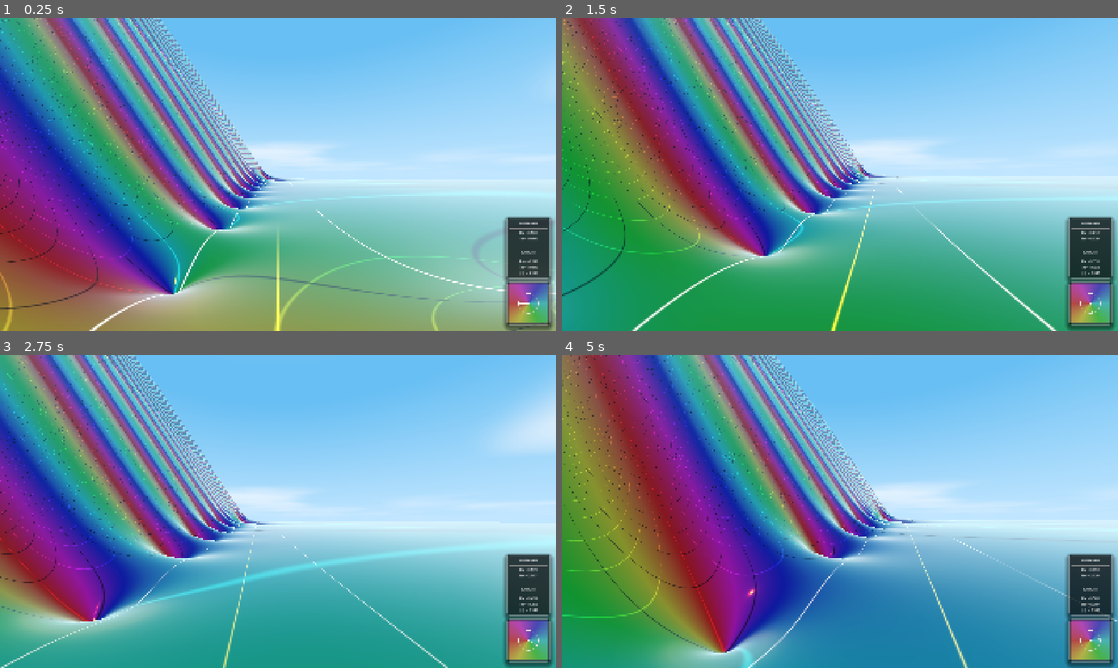
Above: before the commit, frames 1-4 (two rows, left to right).
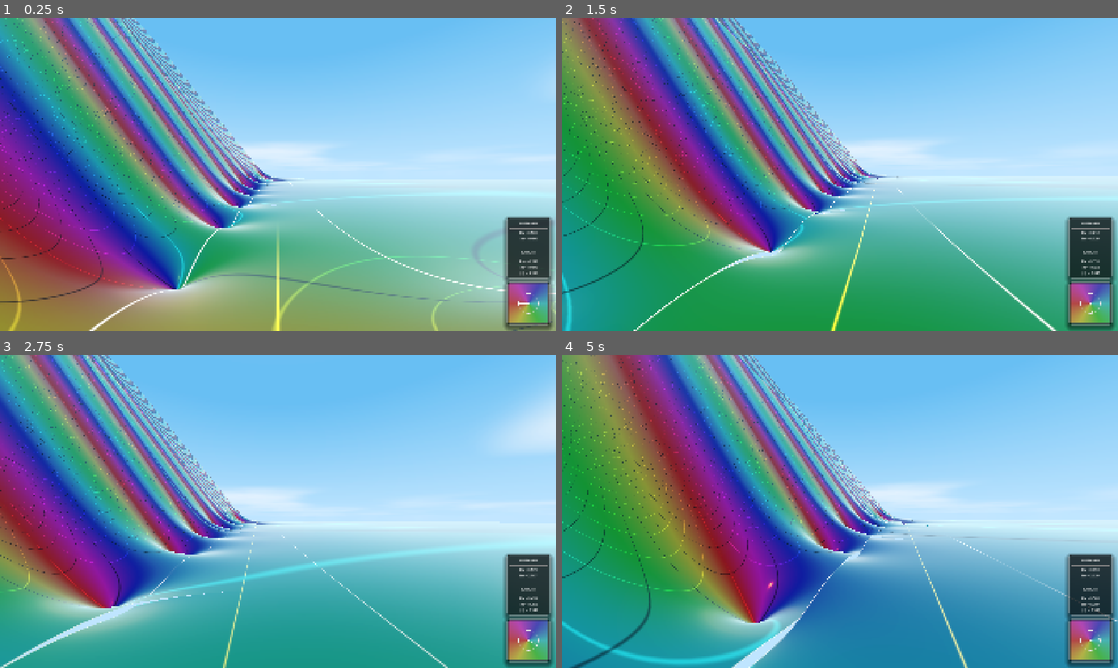
Above: after the commit, the same moments.

Repository: allanino/complex-functions-explorer
Game: Godot game, scene res://scenes/main.tscn
The game is run twice, just before and just after one commit, with the same random seed, the same clock (stepped at 60 frames per second) and the same inputs.
Inputs (mouse positions are in pixels of both pictures, inside the frame that each line leads up to):
- Up to frame 1 (0.25 s): no input
- Up to frame 2 (1.5 s): tap Enter at 0.5 s; move the mouse to (867, 174) at 0.52 s; hold W (move_forward) from 0.53 s (still down); tap G at 0.6 s; tap Space at 0.77 s; move the mouse to (812, 174) at 1.27 s; tap N at 1.35 s
- Up to frame 3 (2.75 s): keep holding W (move_forward); tap Space at 1.52 s; move the mouse to (289, 505) at 2.02 s; tap C at 2.1 s
- Up to frame 4 (5 s): keep holding W (move_forward); move the mouse to (834, 517) at 2.77 s; tap Shift at 2.85 s; tap Space at 3.02, 3.77, 4.52 s; move the mouse to (878, 514) at 3.52 s; hold Ctrl 3.53-4.28 s; move the mouse to (795, 508) at 4.27 s; tap G at 4.35 s

The runs differ from the first frame. In frame 1, 12% of the frame differs, in the area x 0-56%, y 0-100%; in frame 2, 25%; in frame 3, 26%; in frame 4, 45%, in the area x 0-66%, y 0-100%.

Commit message:
Optimize rendering pipeline with Global Shader Parameters
This change transitions the complex field explorer to use Godot's
Global Shader Parameters. Key improvements include:
- Eliminated CPU-intensive material update loops in WorldManager.
- Moved LOD-specific iteration scaling for the Zeta function directly
  into the terrain vertex shader.
- Packed rational function coefficients into global mat4 uniforms to
  bypass Godot's global uniform array limitations.
- Centralized shared state (iterations, function types, sky factors)
  via RenderingServer.
- Fixed a bug in GDScript Projection matrix assignment where column
  components were being modified on temporary copies.
- Implemented explicit global parameter registration in WorldManager.

Co-authored-by: allanino <5325241+allanino@users.noreply.github.com>

Diff:
--- a/scripts/hud.gd
+++ b/scripts/hud.gd
@@ -283,10 +283,9 @@
 
 		zeros_list_label.text = last_zeros_text
 
-	# Update shader uniforms
-	var material = complex_rect.material as ShaderMaterial
-	material.set_shader_parameter("current_f", f)
-	material.set_shader_parameter("scale", current_scale)
+	# Update shader uniforms globally
+	RenderingServer.global_shader_parameter_set("current_f", f)
+	RenderingServer.global_shader_parameter_set("complex_scale", current_scale)
 
 	domain_label.text = "Re = %.3f\nIm = %.3f" % [x * 0.1, -z * 0.1]
 	target_label.text = "Re = %.3f\nIm = %.3f\n|f| = %.3f" % [f.x, f.y, f.length()]
--- a/scripts/world_manager.gd
+++ b/scripts/world_manager.gd
@@ -27,9 +27,63 @@
 var _sun_color = Color("#fc9500")
 
 func _ready():
+	_register_global_shader_parameters()
 	_update_lod_subs()
+	_update_global_shader_parameters()
 	# Uncomment this to debug the mesh wireframe
 	# get_viewport().debug_draw = Viewport.DEBUG_DRAW_WIREFRAME
+
+func _register_global_shader_parameters():
+	# Field parameters
+	RenderingServer.global_shader_parameter_add("iterations", RenderingServer.GLOBAL_VAR_TYPE_INT, 120)
+	RenderingServer.global_shader_parameter_add("function_type", RenderingServer.GLOBAL_VAR_TYPE_INT, 0)
+	RenderingServer.global_shader_parameter_add("height_type", RenderingServer.GLOBAL_VAR_TYPE_INT, 0)
+	RenderingServer.global_shader_parameter_add("height_a", RenderingServer.GLOBAL_VAR_TYPE_FLOAT, 3.0)
+	RenderingServer.global_shader_parameter_add("height_epsilon", RenderingServer.GLOBAL_VAR_TYPE_FLOAT, 1.0)
+	RenderingServer.global_shader_parameter_add("rational_num_mat", RenderingServer.GLOBAL_VAR_TYPE_MAT4, Projection())
+	RenderingServer.global_shader_parameter_add("rational_den_mat", RenderingServer.GLOBAL_VAR_TYPE_MAT4, Projection())
+
+	# Terrain specific
+	RenderingServer.global_shader_parameter_add("show_curves", RenderingServer.GLOBAL_VAR_TYPE_BOOL, true)
+	RenderingServer.global_shader_parameter_add("show_critical_stripe", RenderingServer.GLOBAL_VAR_TYPE_BOOL, true)
+
+	# Sky specific
+	RenderingServer.global_shader_parameter_add("golden_hour_factor", RenderingServer.GLOBAL_VAR_TYPE_FLOAT, 0.0)
+	RenderingServer.global_shader_parameter_add("night_factor", RenderingServer.GLOBAL_VAR_TYPE_FLOAT, 0.0)
+
+	# HUD specific
+	RenderingServer.global_shader_parameter_add("current_f", RenderingServer.GLOBAL_VAR_TYPE_VEC2, Vector2.ZERO)
+	RenderingServer.global_shader_parameter_add("complex_scale", RenderingServer.GLOBAL_VAR_TYPE_FLOAT, 2.0)
+
+func _update_global_shader_parameters():
+	RenderingServer.global_shader_parameter_set("iterations", Field.iterations)
+	RenderingServer.global_shader_parameter_set("function_type", Field.function_type)
+	RenderingServer.global_shader_parameter_set("height_type", Field.height_type)
+	RenderingServer.global_shader_parameter_set("height_a", Field.height_a)
+	RenderingServer.global_shader_parameter_set("height_epsilon", Field.height_epsilon)
+	RenderingServer.global_shader_parameter_set("show_curves", Field.show_curves)
+	RenderingServer.global_shader_parameter_set("show_critical_stripe", Field.show_critical_stripe)
+
+	# Pack rational coefficients into mat4
+	var num_mat = Projection()
+	var den_mat = Projection()
+
+	# Godot 4 Projection is 4x4 matrix, column-major access.
+	# num_mat[i / 4] returns a copy of the column Vector4.
+	for i in range(10):
+		var col_idx = i / 4
+		var row_idx = i % 4
+
+		var num_col = num_mat[col_idx]
+		num_col[row_idx] = Field.rational_num_coeffs[i]
+		num_mat[col_idx] = num_col
+
+		var den_col = den_mat[col_idx]
+		den_col[row_idx] = Field.rational_den_coeffs[i]
+		den_mat[col_idx] = den_col
+
+	RenderingServer.global_shader_parameter_set("rational_num_mat", num_mat)
+	RenderingServer.global_shader_parameter_set("rational_den_mat", den_mat)
 
 func _process(delta):
 	if not player:
@@ -64,9 +118,6 @@
 
 		var progress = _day_night_time / day_night_cycle_duration
 		var angle = progress * TAU
-
-		# Rotate in YZ plane
-		# var south_north_dir = Vector3(0, -sin(angle), -cos(angle)).normalized()
 
 		# Rotate in YX plane
 		var east_west_dir = Vector3(sin(angle), -cos(angle), 0).normalized()
@@ -118,11 +169,9 @@
 
 		night_factor = 0.0
 
-	if world_environment and world_environment.environment and world_environment.environment.sky:
-		var sky_mat = world_environment.environment.sky.sky_material as ShaderMaterial
-		if sky_mat:
-			sky_mat.set_shader_parameter("golden_hour_factor", _golden_hour_transition)
-			sky_mat.set_shader_parameter("night_factor", night_factor)
+	# Update sky factors globally
+	RenderingServer.global_shader_parameter_set("golden_hour_factor", _golden_hour_transition)
+	RenderingServer.global_shader_parameter_set("night_factor", night_factor)
 
 	# Check if any field properties have changed
 	var current_field_state = {
@@ -148,10 +197,8 @@
 			_update_lod_subs()
 			_lod_mesh_cache.clear()
 			_update_all_chunks_lod(true)
-		else:
-			# Update uniforms in all existing chunks
-			for chunk in chunks.values():
-				_update_chunk_uniforms(chunk)
+
+		_update_global_shader_parameters()
 
 	# LOD Dynamic Update
 	if player_chunk_x != _last_player_chunk.x or player_chunk_z != _last_player_chunk.y:
@@ -201,17 +248,7 @@
 func _update_chunk_uniforms(chunk: MeshInstance3D):
 	if chunk.material_override:
 		var lod = chunk.get_meta("lod_level", 0)
-
 		chunk.material_override.set_shader_parameter("lod_level", lod)
-		chunk.material_override.set_shader_parameter("iterations", Field.iterations)
-		chunk.material_override.set_shader_parameter("show_curves", Field.show_curves)
-		chunk.material_override.set_shader_parameter("show_critical_stripe", Field.show_critical_stripe)
-		chunk.material_override.set_shader_parameter("function_type", Field.function_type)
-		chunk.material_override.set_shader_parameter("height_type", Field.height_type)
-		chunk.material_override.set_shader_parameter("height_a", Field.height_a)
-		chunk.material_override.set_shader_parameter("height_epsilon", Field.height_epsilon)
-		chunk.material_override.set_shader_parameter("rational_num_coeffs", Field.rational_num_coeffs)
-		chunk.material_override.set_shader_parameter("rational_den_coeffs", Field.rational_den_coeffs)
 
 func _load_chunk(coord: Vector2i):
 	var chunk = chunk_scene.instantiate()
--- a/shaders/hud_complex_plane.gdshader
+++ b/shaders/hud_complex_plane.gdshader
@@ -1,7 +1,7 @@
 shader_type canvas_item;
 
-uniform vec2 current_f; // Current value of f(x,z)
-uniform float scale = 2.0; // Current scale of the complex plane view
+global uniform vec2 current_f; // Current value of f(x,z)
+global uniform float complex_scale = 2.0; // Current scale of the complex plane view
 
 // Helper function to convert HSV to RGB
 vec3 hsv2rgb(vec3 c) {
@@ -20,7 +20,7 @@
 void fragment() {
     // Map UV to complex plane [-scale, scale]
     // Invert Y so that positive imaginary values are at the top
-    vec2 z = (vec2(UV.x, 1.0 - UV.y) - 0.5) * 2.0 * scale;
+    vec2 z = (vec2(UV.x, 1.0 - UV.y) - 0.5) * 2.0 * complex_scale;
 
     // Calculate phase and magnitude
     float phase = atan(z.y, z.x);
@@ -32,7 +32,7 @@
 
     // Draw unit circle
     float unit_circle = abs(mag - 1.0);
-    float circle_mask = smoothstep(0.02 * scale, 0.0, unit_circle);
+    float circle_mask = smoothstep(0.02 * complex_scale, 0.0, unit_circle);
     color = mix(color, vec3(0.9), circle_mask);
 
     // Draw arrow for phase
@@ -46,11 +46,11 @@
 
         // Arrow head
         vec2 perp = vec2(-dir.y, dir.x);
-        vec2 head_base = tip - 0.15 * dir * (scale / 2.0); // Adjust size by scale
-        d = min(d, sdSegment(z, tip, head_base + 0.08 * perp * (scale / 2.0)));
-        d = min(d, sdSegment(z, tip, head_base - 0.08 * perp * (scale / 2.0)));
+        vec2 head_base = tip - 0.15 * dir * (complex_scale / 2.0); // Adjust size by scale
+        d = min(d, sdSegment(z, tip, head_base + 0.08 * perp * (complex_scale / 2.0)));
+        d = min(d, sdSegment(z, tip, head_base - 0.08 * perp * (complex_scale / 2.0)));
 
-        float arrow_mask = smoothstep(0.02 * scale, 0.0, d);
+        float arrow_mask = smoothstep(0.02 * complex_scale, 0.0, d);
         color = mix(color, vec3(1.0), arrow_mask);
     }
 
--- a/shaders/sky.gdshader
+++ b/shaders/sky.gdshader
@@ -3,8 +3,8 @@
 uniform vec3 sky_color : source_color = vec3(0.3, 0.6, 0.9);
 uniform vec3 horizon_color : source_color = vec3(0.6, 0.8, 1.0);
 uniform vec3 cloud_color : source_color = vec3(1.0, 1.0, 1.0);
-uniform float golden_hour_factor = 0.0;
-uniform float night_factor = 0.0;
+global uniform float golden_hour_factor = 0.0;
+global uniform float night_factor = 0.0;
 
 // Dave Hoskins' hash (2D to 1D)
 float hash(vec2 p) {
--- a/shaders/terrain.gdshader
+++ b/shaders/terrain.gdshader
@@ -7,8 +7,8 @@
 varying vec2 field_val;
 
 uniform int lod_level = 0;
-uniform bool show_curves = true;
-uniform bool show_critical_stripe = true;
+global uniform bool show_curves = true;
+global uniform bool show_critical_stripe = true;
 
 // Helper function to convert HSV to RGB
 vec3 hsv2rgb(vec3 c) {
@@ -22,7 +22,14 @@
     vec3 local_pos = VERTEX;
     vec3 world_v_pos = (MODEL_MATRIX * vec4(local_pos, 1.0)).xyz;
 
-    FieldData fd = get_field_with_derivatives(world_v_pos.x, world_v_pos.z);
+    int lod_iters = iterations;
+    if (function_type == 0) { // Zeta
+        if (lod_level == 1) lod_iters = int(float(iterations) * 0.8);
+        else if (lod_level == 2) lod_iters = int(float(iterations) * 0.6);
+        else if (lod_level == 3) lod_iters = int(float(iterations) * 0.4);
+    }
+
+    FieldData fd = get_field_with_derivatives(world_v_pos.x, world_v_pos.z, lod_iters);
     field_val = fd.value;
 
     float mag = length(field_val);
Not shown, changed: shaders/field.gdshaderinc
